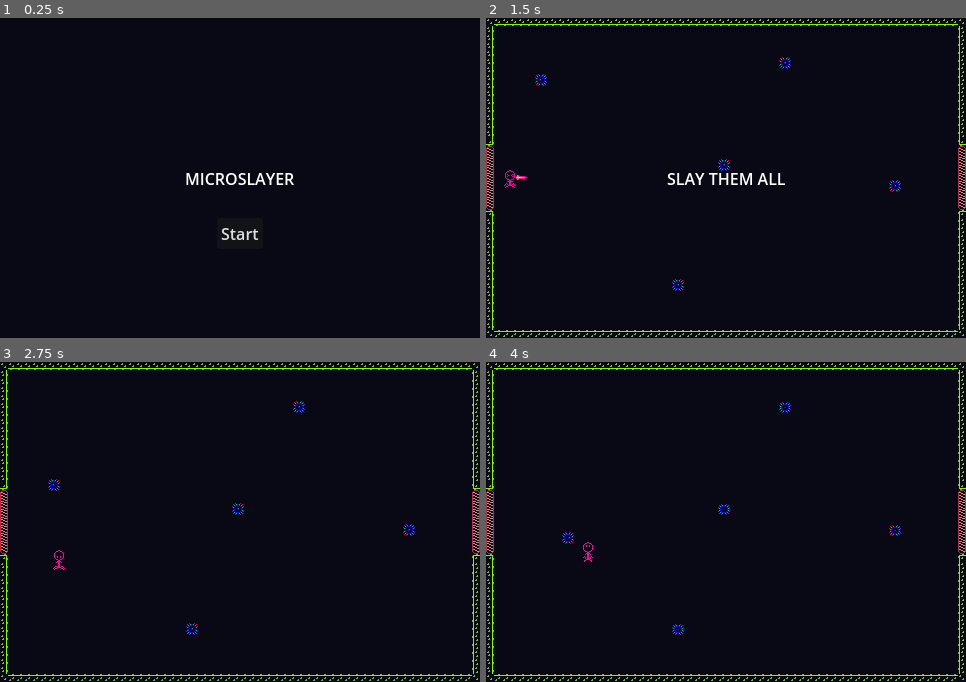
Above: before the commit, frames 1-4 (two rows, left to right).
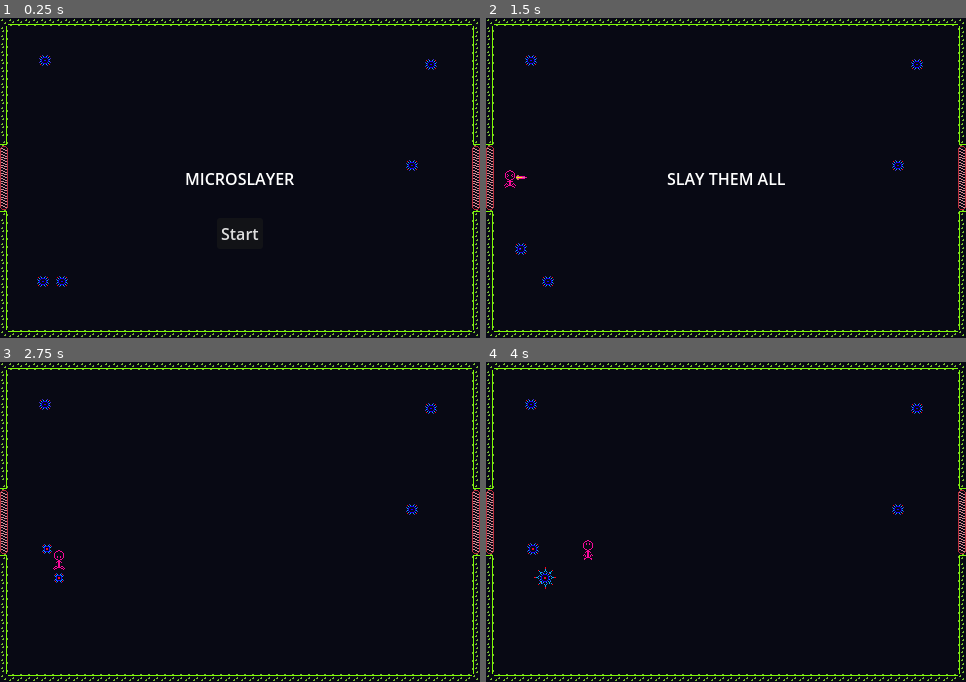
Above: after the commit, the same moments.

Repository: jellyfishhunter/jellys-LD56
Game: Godot game, scene res://scenes/main.tscn
The game is run twice, just before and just after one commit, with the same random seed, the same clock (stepped at 60 frames per second) and the same inputs.
Inputs:
- Up to frame 1 (0.25 s): no input
- Up to frame 2 (1.5 s): click "Start" at 0.5 s; hold Right (move_right) from 1.28 s (still down); tap Space (attack) at 1.35 s
- Up to frame 3 (2.75 s): release Right (move_right) at 2.03 s; hold Down (move_down) from 2.03 s (still down); tap Space (attack) at 2.1 s
- Up to frame 4 (4 s): release Down (move_down) at 2.78 s; hold Right (move_right) 2.78-3.53 s; tap Space (attack) at 2.85, 3.6 s; hold W (move_up) from 3.53 s (still down)

The runs differ from the first frame. In frame 1, 2.3% of the frame differs, in the area x 0-100%, y 0-100%; in frame 2, 0.3%; in frame 3, 0.3%; in frame 4, 0.4%.

Commit message:
ADD death mechanic and restart

Diff:
--- a/scenes/environment.tscn
+++ b/scenes/environment.tscn
@@ -34,6 +34,7 @@
 [node name="EntryPoint" type="Marker2D" parent="."]
 position = Vector2(-16, 160)
 
+[connection signal="defeated" from="Player" to="." method="_on_player_defeated"]
 [connection signal="lost_rna" from="Player" to="." method="_on_player_lost_rna"]
 [connection signal="body_entered" from="ExitArea" to="." method="_on_exit_area_body_entered"]
 [connection signal="body_entered" from="EntryArea" to="." method="_on_entry_area_body_entered"]
--- a/scenes/hud.tscn
+++ b/scenes/hud.tscn
@@ -38,6 +38,7 @@
 grow_horizontal = 2
 grow_vertical = 2
 shortcut = SubResource("Shortcut_ccssh")
+shortcut_in_tooltip = false
 text = "Start"
 
 [node name="MessageTimer" type="Timer" parent="."]
--- a/scenes/main.tscn
+++ b/scenes/main.tscn
@@ -6,6 +6,7 @@
 
 [node name="Main" type="Node"]
 script = ExtResource("1_877hd")
+environment_scene = ExtResource("2_47xkn")
 
 [node name="Background" type="ColorRect" parent="."]
 anchors_preset = 15
@@ -15,8 +16,6 @@
 grow_vertical = 2
 color = Color(0.0312, 0.03608, 0.08, 1)
 
-[node name="Environment" parent="." instance=ExtResource("2_47xkn")]
-
 [node name="HUD" parent="." instance=ExtResource("2_hvbp0")]
 
 [connection signal="start_game" from="HUD" to="." method="_on_hud_start_game"]
--- a/scenes/player.tscn
+++ b/scenes/player.tscn
@@ -102,7 +102,7 @@
 
 [node name="AnimatedSprite2D" type="AnimatedSprite2D" parent="."]
 sprite_frames = SubResource("SpriteFrames_nr3ov")
-animation = &"attack"
+animation = &"death"
 
 [node name="CollisionShape2D" type="CollisionShape2D" parent="."]
 shape = SubResource("CapsuleShape2D_qkjyg")
--- a/scripts/environment.gd
+++ b/scripts/environment.gd
@@ -1,4 +1,7 @@
 extends Node2D
+
+signal player_lost_rna
+signal player_defeated
 
 @export var rna_scene: PackedScene
 @export var stage_scenes: Array = [PackedScene]
@@ -6,9 +9,12 @@
 
 var current_stage: TileMapLayer
 var rna: Area2D
+var game_is_over = false
+
+func _ready() -> void:
+	create_stage()
 
 func start_game() -> void:
-	create_stage()
 	enter_stage()
 
 func create_stage() -> void:
@@ -49,3 +55,8 @@
 	rna = rna_scene.instantiate()
 	rna.position = $Player.position
 	add_child(rna)
+	player_lost_rna.emit()
+
+func _on_player_defeated() -> void:
+	player_defeated.emit()
+	game_is_over = true
--- a/scripts/main.gd
+++ b/scripts/main.gd
@@ -1,5 +1,27 @@
 extends Node
 
+@export var environment_scene: PackedScene
+var environment: Node2D
+
+func _ready() -> void:
+	environment = environment_scene.instantiate()
+	add_child(environment)
+
 func _on_hud_start_game() -> void:
-	$Environment.start_game()
+	if environment.game_is_over:
+		environment.queue_free()
+		environment = environment_scene.instantiate()
+		add_child(environment)
+	environment.start_game()
+
+	environment.connect("player_lost_rna", _on_environment_player_lost_rna)
+	environment.connect("player_defeated", _on_environment_player_defeated)
+
 	$HUD.show_message("SLAY THEM ALL")
+
+func _on_environment_player_lost_rna() -> void:
+	pass # Replace with function body.
+
+func _on_environment_player_defeated() -> void:
+	$HUD.show_game_over()
+	await get_tree().create_timer(1.0).timeout
--- a/scripts/player.gd
+++ b/scripts/player.gd
@@ -9,6 +9,7 @@
 var is_attacking = false
 var is_knocked_back = false
 var is_entering_stage = false
+var is_defeated = false
 var has_rna = true
 
 func _ready():
@@ -18,6 +19,9 @@
 func _process(_delta):
 	if !is_knocked_back:
 		velocity = Vector2()
+
+	if is_defeated:
+		return
 
 	if is_entering_stage:
 		velocity = Vector2(1, 0) * speed
@@ -63,9 +67,13 @@
 func hit(spike: Node2D):
 	if has_rna:
 		call_deferred("lose_rna")
+	elif is_knocked_back or is_defeated:
+		# you are invincible while knocked back
+		return
 	else:
+		is_defeated = true
+		$AnimatedSprite2D.play("death")
 		defeated.emit()
-		# TODO death animation and game over
 
 	# knockback from source
 	var knockback = (global_position - spike.global_position).normalized() * 100
